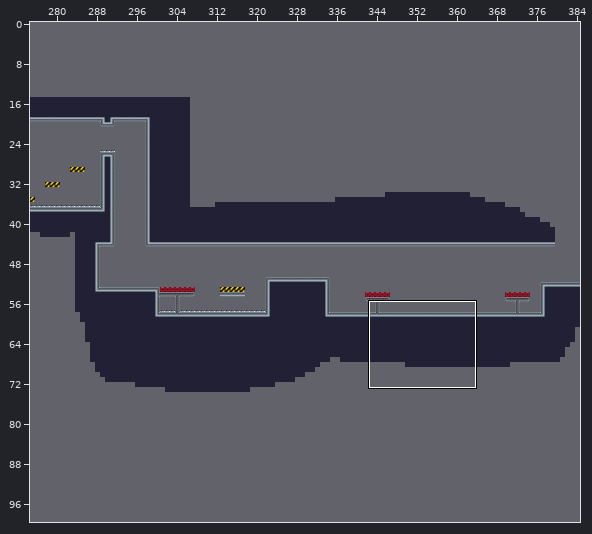
One commit to this Tiled map: essaiTiled.tmx. Above, an overview of the earlier version with the close-up marked.
Close-up. The starting point:
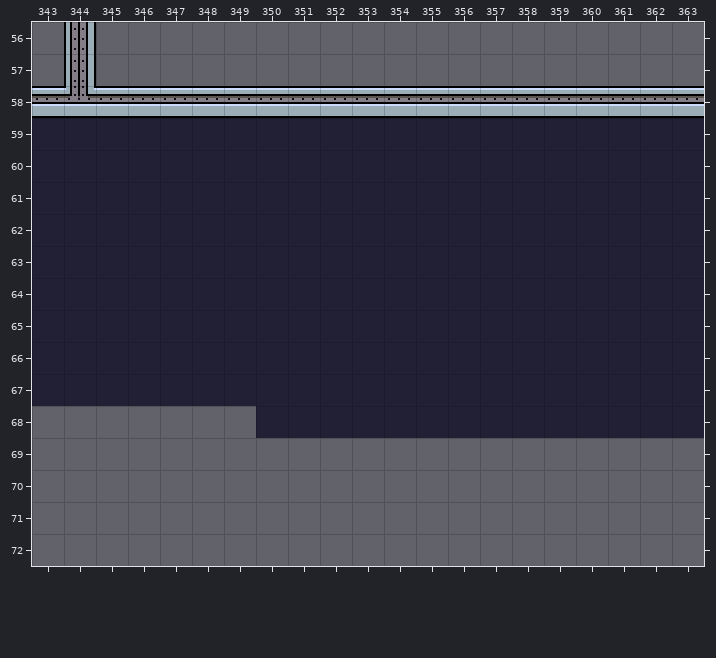
Cells are 16x16 px. Shown: x 343..363, y 56..72. The commit also changed other parts of the map, which this record leaves out.
And afterwards:
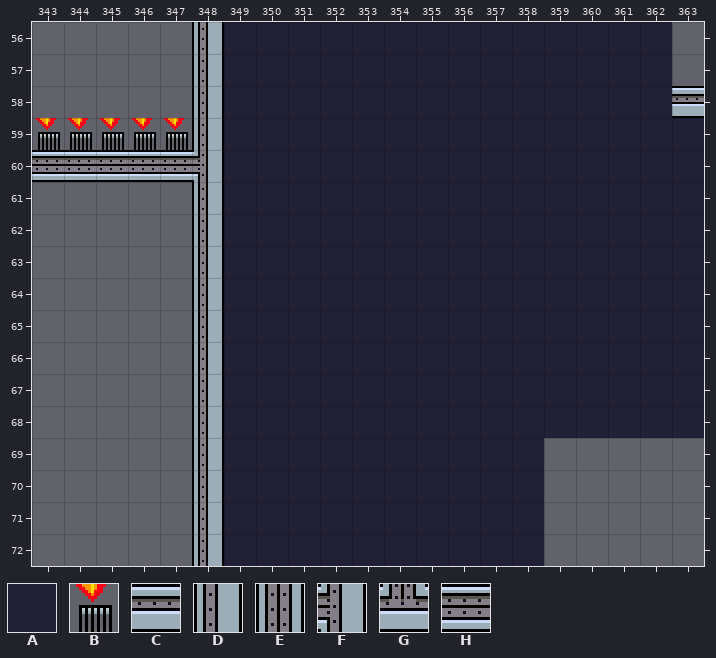
Key: from "tuileTest": A 46, B 80, C 202, D 219, E 224, F 243 flipped left-right, G 261, H 279.
_ is an empty cell, . an unchanged one.
Objects are placed by their top-left corner, in cells (3,4 is the top-left corner of cell 3,4); size is 1x1 cell unless given.
From old to new:
--- layer "plateforme"
@@ x 343..362 @@
-56 .E..._______________
-57 .E..._______________
-58 CGCCCCCCCCCCCCCCCCCC
-59 AAAAAA..............
-60 AAAAAA..............
-61 AAAAAA..............
-62 AAAAAA..............
-63 AAAAAA..............
-64 AAAAAA..............
-65 AAAAAA..............
-66 AAAAAA..............
-67 AAAAAA..............
-68 .....__.............
-69 .....___________....
-70 .....___________....
-71 .....___________....
-72 .....___________....
+56 ._...DAAAAAAAAAAAAAA
+57 ._...DAAAAAAAAAAAAAA
+58 _____DAAAAAAAAAAAAAA
+59 _____D..............
+60 HHHHHF..............
+61 _____D..............
+62 _____D..............
+63 _____D..............
+64 _____D..............
+65 _____D..............
+66 _____D..............
+67 _____D..............
+68 .....DA.............
+69 .....DAAAAAAAAAA....
+70 .....DAAAAAAAAAA....
+71 .....DAAAAAAAAAA....
+72 .....DAAAAAAAAAA....
--- layer "tapisRoulantGauche"
+B at 347,59
+B at 346,59
+B at 345,59
+B at 344,59
+B at 343,59
Pixel boxes of the changes (left, top, right, bottom) in both close-ups:
changed: (32, 22, 672, 566)
